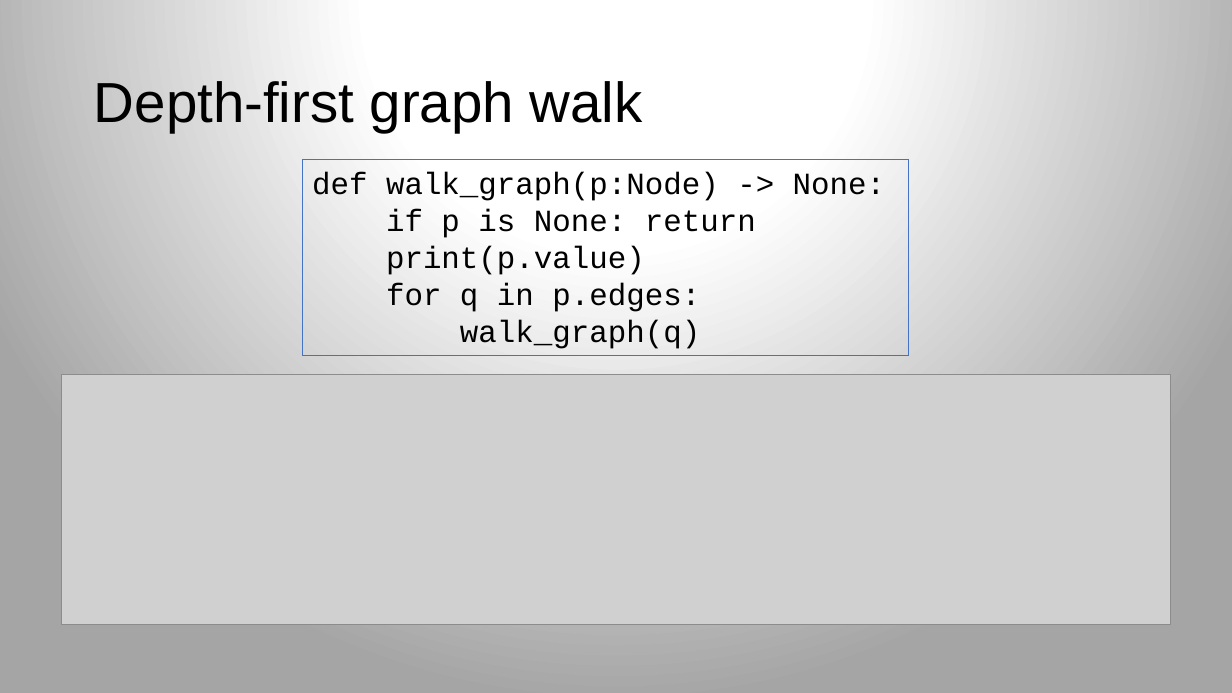
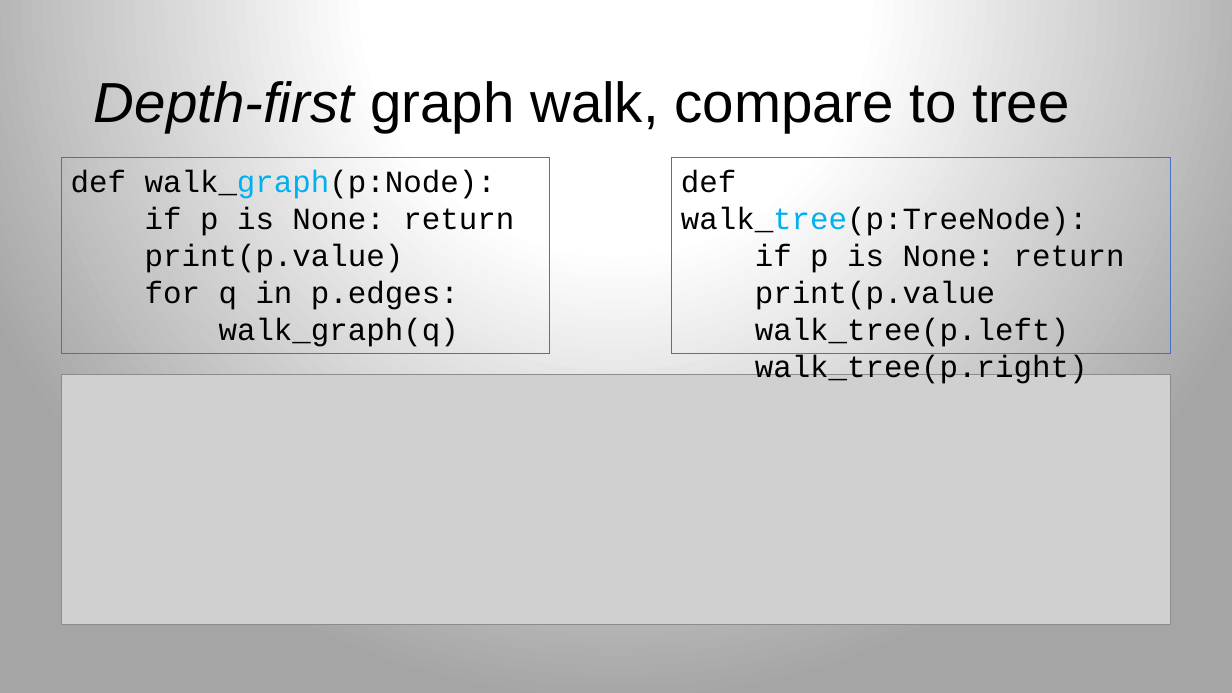
Before and after one commit to parrt/msds689, a slide deck: slide 10 of notes/walking-structures.pptx (slide 7 before the commit). Drawn at 1232x693 pixels with LibreOffice and Linux fonts; fonts in the diff are those of the drawing; grey boxes stand for pictures; background and template pictures are left out. Boxes give left, top, right and bottom in pixels: in the first picture for what was removed or moved away, otherwise in the second. Text is boxed around its words. In the diff, an @@ line names an element or a change of style, - is before the commit and + after.

```diff
--- a/notes/walking-structures.pptx
+++ b/notes/walking-structures.pptx
@@ title at bbox=[94, 81, 1069, 132]: text changed @@
-Depth-first graph walk
+Depth-first graph walk, compare to tree
@@ rectangle "def walk_graph(p:Node):": place and size @@
-rectangle "def walk_graph(p:Node):" at bbox=[303, 159, 909, 355]
+rectangle "def walk_graph(p:Node):" at bbox=[62, 157, 550, 353]
@@ text in rectangle at bbox=[71, 170, 496, 199]: text changed @@
-def walk_graph(p:Node) -> None:
+def walk_graph(p:Node):
@@ rectangle added at bbox=[672, 157, 1171, 353], outline #4472C4 0.75 pt, 24 pt, text #000000 @@
+def walk_tree(p:TreeNode):
+if p is None: return
+print(p.value
+walk_tree(p.left)
+walk_tree(p.right)
```
Also in this commit, not shown: 3 other slides changed, 8 slides added, 2 slides removed, 9 other files.
